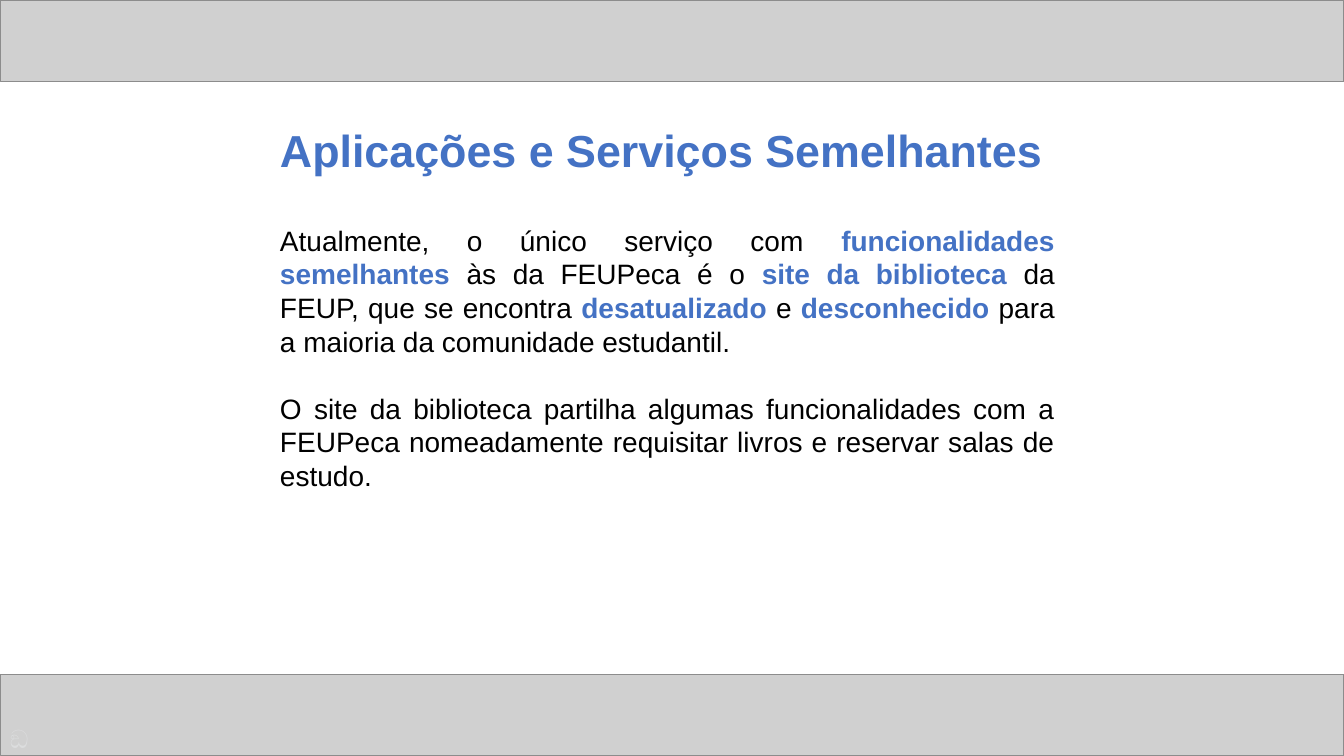
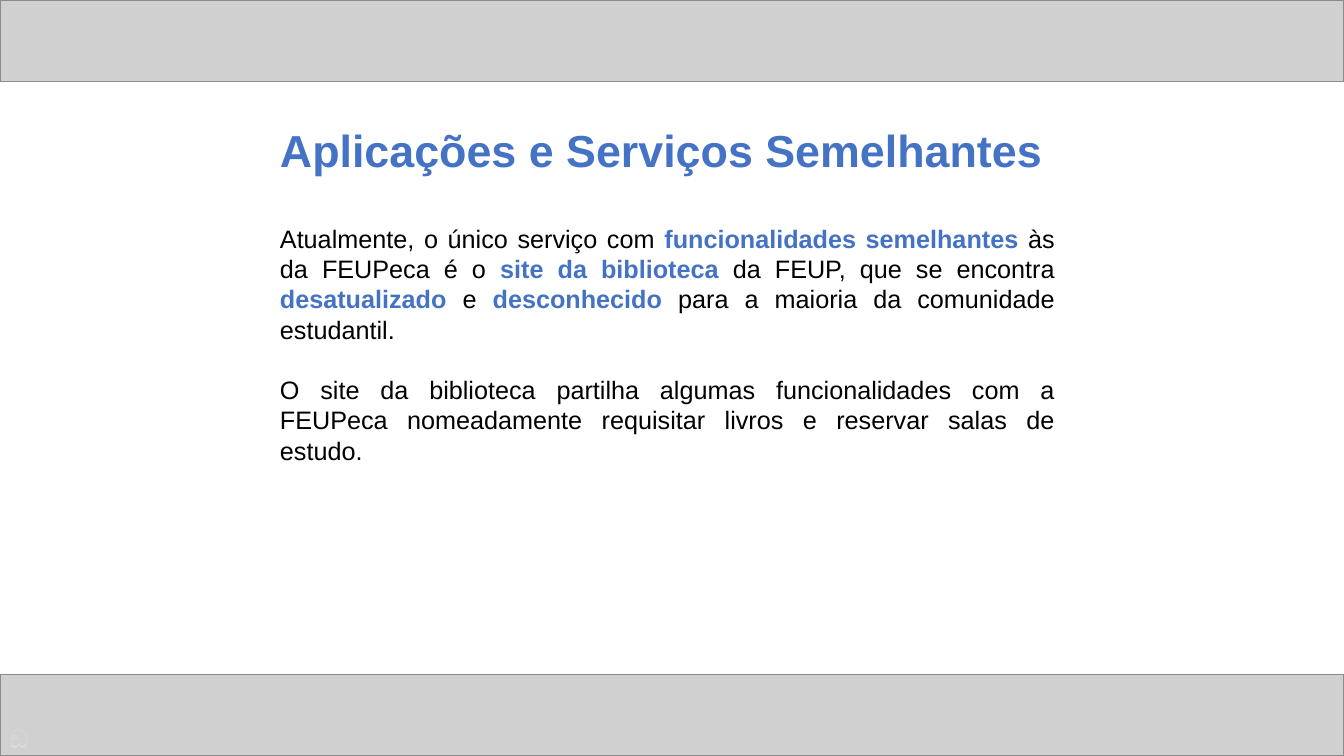
Before and after one commit to ICWeiner/FEUP-IPC, a slide deck: slide 3 of phase1/ipc.pptx. Drawn at 1344x756 pixels with LibreOffice and Linux fonts; fonts in the diff are those of the drawing; grey boxes stand for pictures. Boxes give left, top, right and bottom in pixels: in the first picture for what was removed or moved away, otherwise in the second. Text is boxed around its words. In the diff, an @@ line names an element or a change of style, - is before the commit and + after.

```diff
--- a/phase1/ipc.pptx
+++ b/phase1/ipc.pptx
@@ text "Atualmente, o único serviço com ..." at bbox=[280, 229, 1055, 461]: size 20 to 18 pt @@
```
Also in this commit, not shown: 5 other slides changed.
